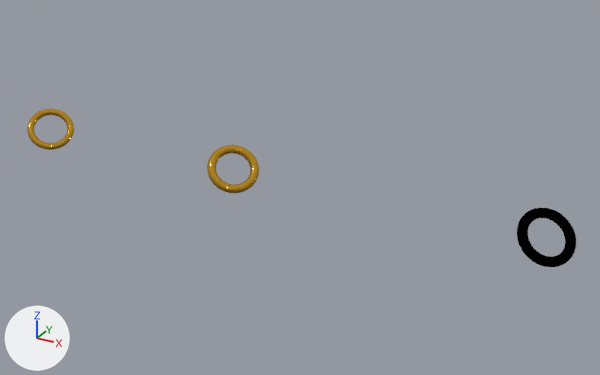
One commit to the Blender file ring.blend: the scene before it, then after it.
One viewpoint serves both versions: a 50 mm lens placed at (5.5, -29.6, 14.6), pointed at (-13.1, 4.1, -2.2). The axes (+X, +Y, +Z) are drawn at lower left. The lights are the same throughout.
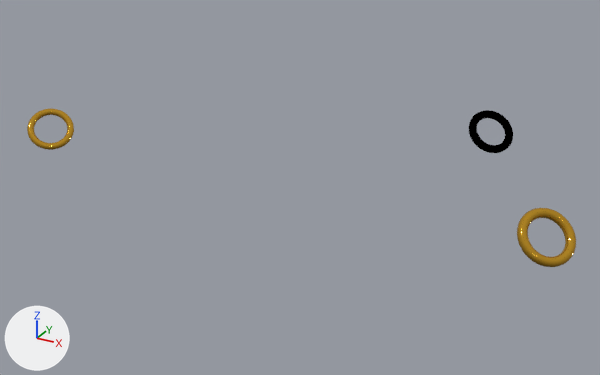
Location of each change, [x1, y1, x2, y2] in pixels of the pictures (600 x 375 px):
'Torus.002', moved
    before: [207, 145, 259, 193]
    after: [517, 208, 576, 267]
'Torus', moved
    before: [517, 208, 576, 267]
    after: [469, 110, 513, 153]

Edits to the bpy script that builds the scene:
```text
Change ob_torus:
    ob_torus.location: (0.0, 0.0, 0.0) -> (-5.44, 10.64, 0.0)
Change ob_torus_002:
    ob_torus_002.location: (-14.34, 0.0, 0.0) -> (0.0, 0.0, 0.0)
```
